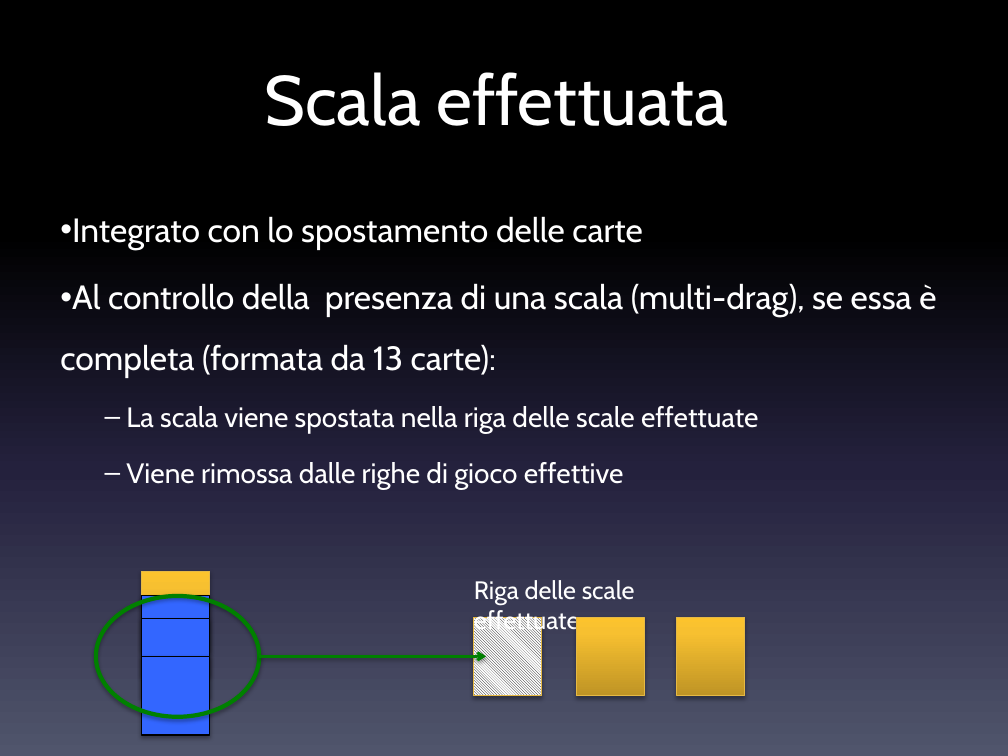
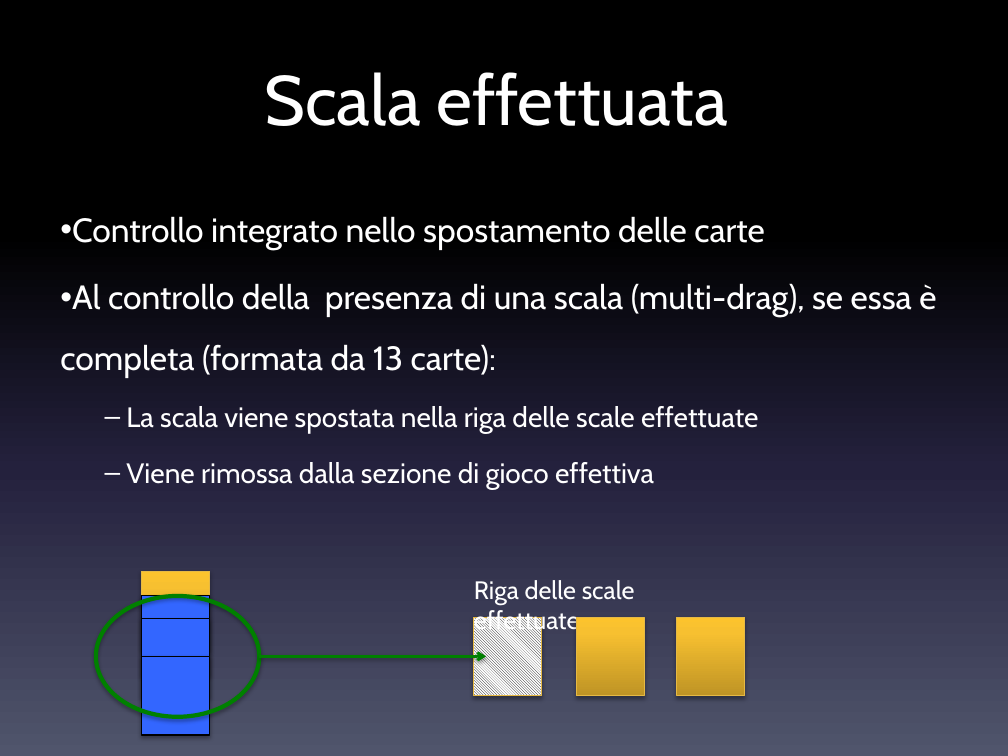
Before and after one commit to danielegenta/ProjectTPSI_Spider, a slide deck: slide 11 of Presentazione_Spider.pptx. Drawn at 1008x756 pixels with LibreOffice and Linux fonts; fonts in the diff are those of the drawing. Boxes give left, top, right and bottom in pixels: in the first picture for what was removed or moved away, otherwise in the second. Text is boxed around its words. In the diff, an @@ line names an element or a change of style, - is before the commit and + after.

Commit message:
1.0
Versione pubblica:
-Fine documentazione
-Fine presentazione
-Ottimizzazione
-Aggiornamento cartella soluzione
-Correzione bug

```diff
--- a/Presentazione_Spider.pptx
+++ b/Presentazione_Spider.pptx
@@ text at <box>72,216,765,250</box>: text changed @@
-• Integrato con lo spostamento delle carte
+• Controllo integrato nello spostamento delle carte
@@ text at <box>126,462,654,489</box>: text changed @@
-  – Viene rimossa dalle righe di gioco effettive
+  – Viene rimossa dalla sezione di gioco effettiva
```
Also in this commit, not shown: 9 other slides changed, 8 other files.
